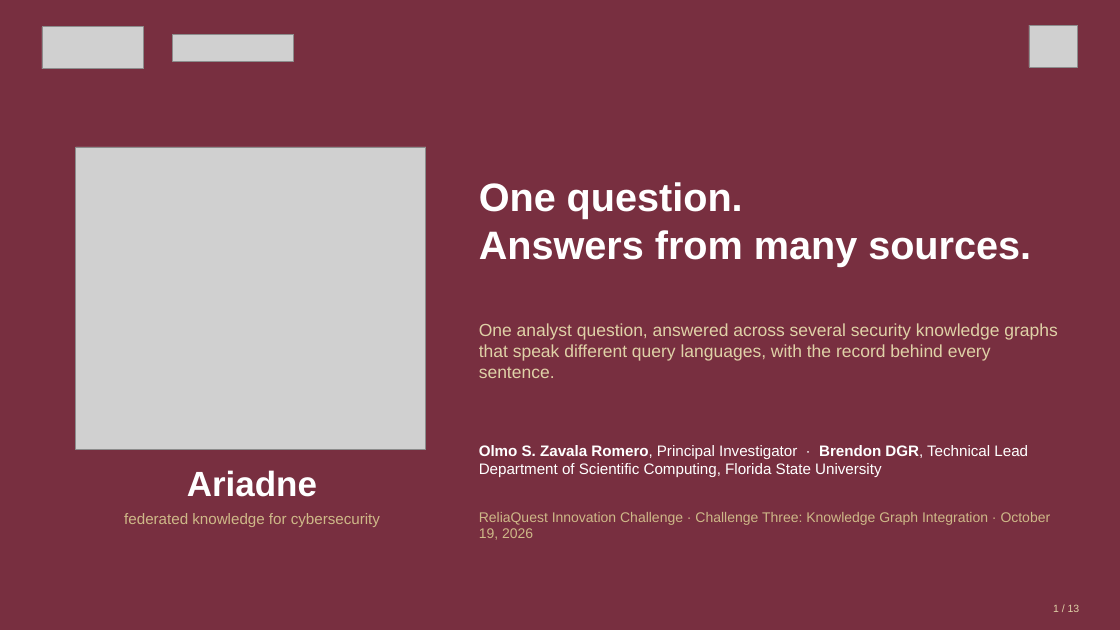
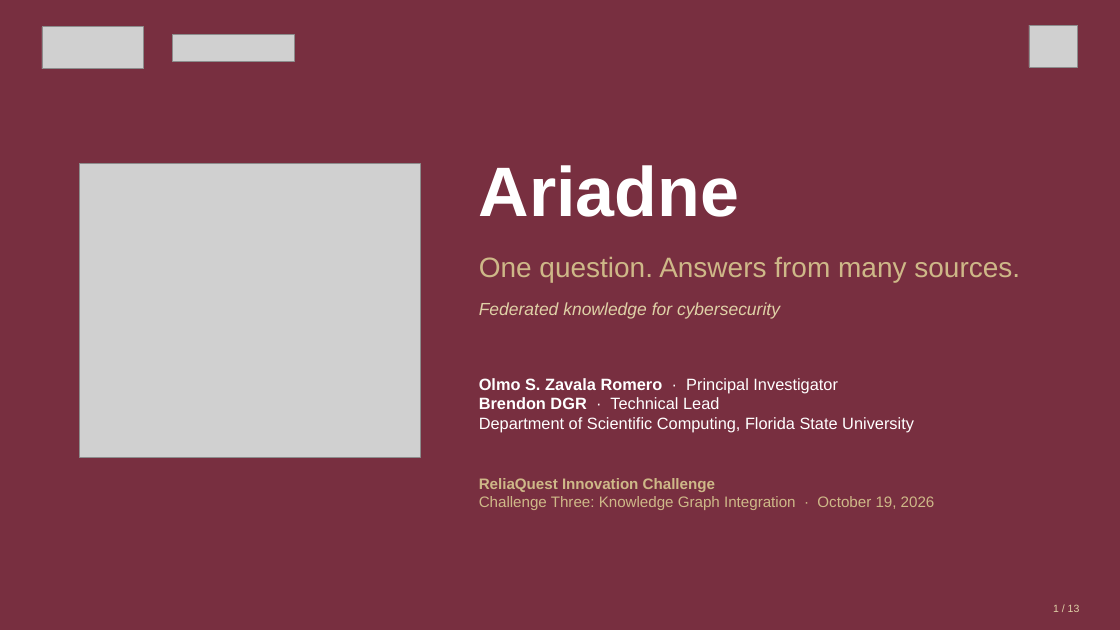
Before and after one commit to brendondgr/Ariadne, a slide deck: slide 1 of docs/showcase/Ariadne_Showcase.pptx. Drawn at 1120x630 pixels with LibreOffice and Linux fonts; fonts in the diff are those of the drawing; grey boxes stand for pictures. Boxes give left, top, right and bottom in pixels: in the first picture for what was removed or moved away, otherwise in the second. Text is boxed around its words. In the diff, an @@ line names an element or a change of style, - is before the commit and + after.

```diff
--- a/docs/showcase/Ariadne_Showcase.pptx
+++ b/docs/showcase/Ariadne_Showcase.pptx
@@ text "Ariadne" moved from (x1=187, y1=470, x2=317, y2=497) to (x1=479, y1=165, x2=739, y2=217) @@
@@ text "Ariadne" at (x1=479, y1=165, x2=739, y2=217): size 30 to 60 pt; alignment centre to left; vertical alignment middle to top @@
@@ picture resized from (x1=76, y1=147, x2=426, y2=450) to (x1=80, y1=164, x2=420, y2=458) @@
@@ text at (x1=479, y1=257, x2=1020, y2=283): text changed; size 34 to 24 pt; text colour #FFFFFF to #CEB888; bold off @@
-One question.
-Answers from many sources.
+One question. Answers from many sources.
@@ text "One question. Answers from many ..." at (x1=479, y1=257, x2=1020, y2=283): vertical alignment top to middle @@
@@ text at (x1=479, y1=302, x2=780, y2=319): text changed; size 13 to 15 pt; text colour #CEB888 to #DFD1A7; italic on @@
-federated knowledge for cybersecurity
+Federated knowledge for cybersecurity
@@ text removed at (x1=479, y1=323, x2=1057, y2=378) @@
-One analyst question, answered across several security knowledge graphs that speak different query languages, with the record behind every sentence.
@@ text at (x1=479, y1=378, x2=837, y2=409): text changed; size 13 to 14 pt @@
-Olmo S. Zavala Romero, Principal Investigator · Brendon DGR, Technical Lead
+Olmo S. Zavala Romero · Principal Investigator
+Brendon DGR · Technical Lead
@@ text "Olmo S. Zavala Romero · ..." moved from (x1=479, y1=445, x2=1028, y2=477) to (x1=479, y1=378, x2=914, y2=433) @@
@@ text at (x1=479, y1=417, x2=914, y2=433): size 13 to 14 pt in "Department of Scientific Computing, Florida State University" @@
@@ text at (x1=479, y1=478, x2=935, y2=510): text changed; size 12 to 13 pt @@
-ReliaQuest Innovation Challenge · Challenge Three: Knowledge Graph Integration · October 19, 2026
+ReliaQuest Innovation Challenge
+Challenge Three: Knowledge Graph Integration · October 19, 2026
@@ text "ReliaQuest Innovation Challenge" at (x1=479, y1=478, x2=935, y2=510): vertical alignment middle to top @@
```
Also in this commit, not shown: 10 other slides changed, 7 other files.
